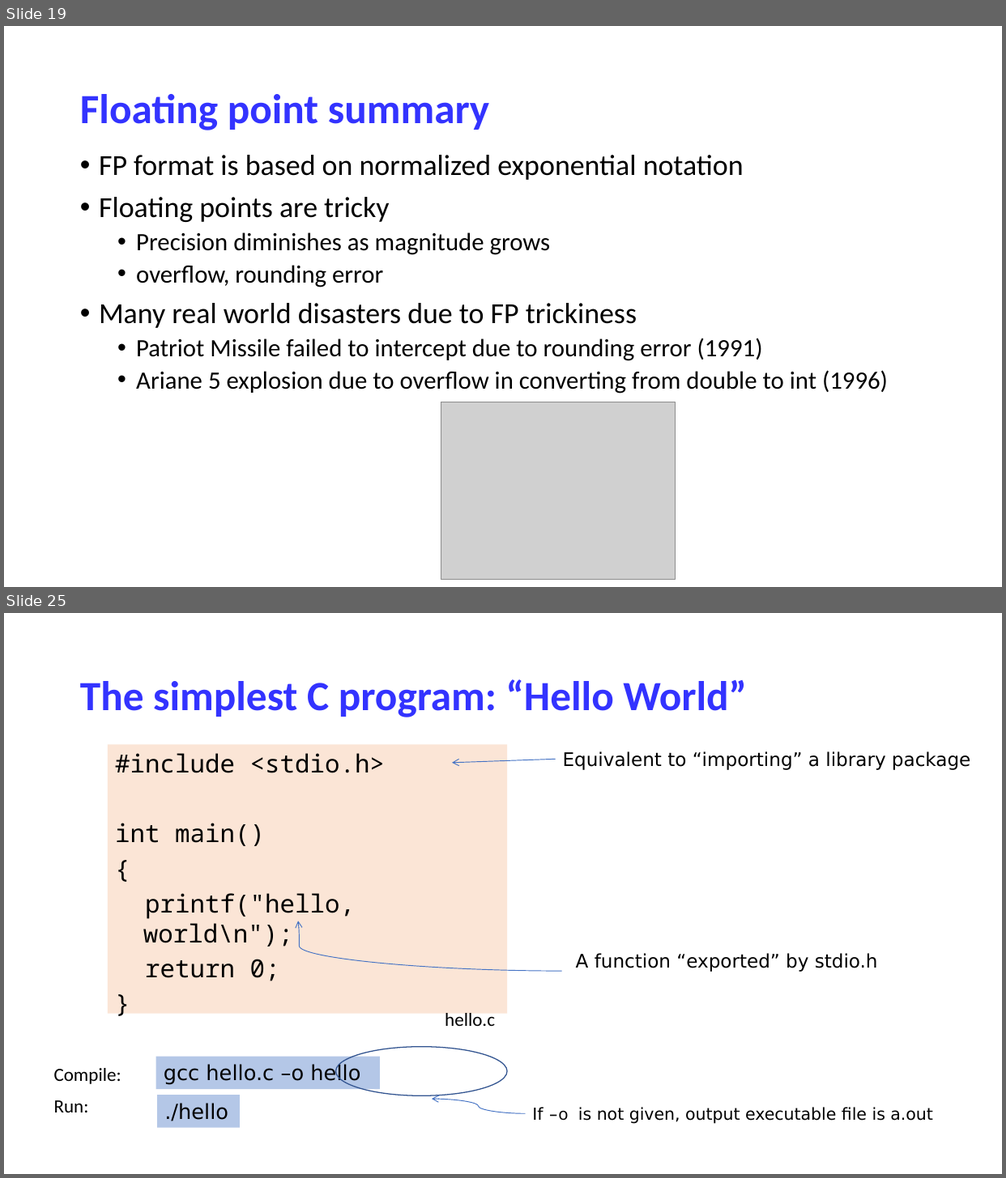
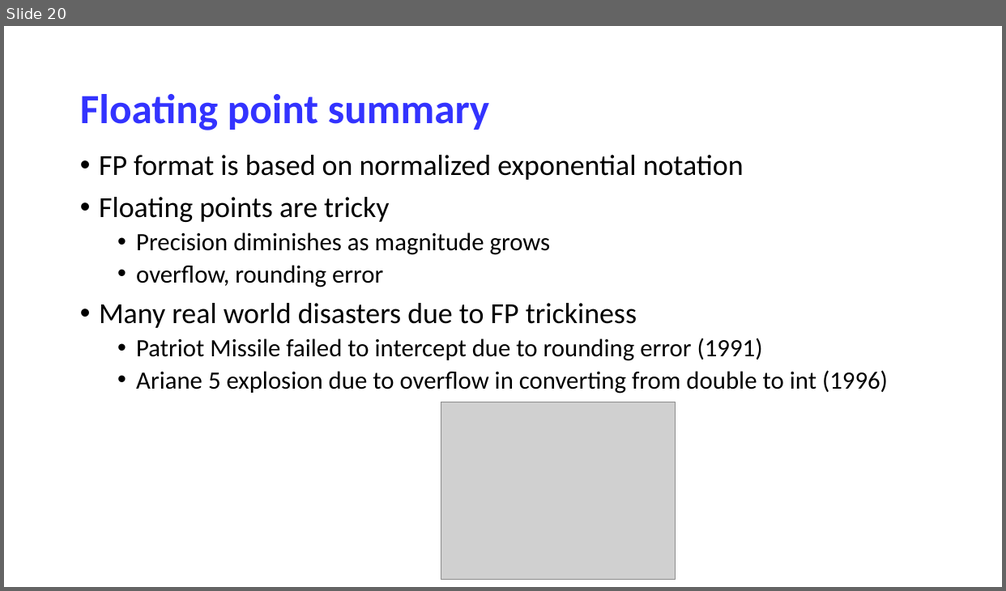
Before and after one commit to NYU-CSO/nyu-cso.github.io, a slide deck: notes/03-floats-cont.pptx. Shown one above the other, each under a label of ours: slides 19 and 25 before the commit, slide 20 after it; the slides between them are not shown. The pictures are 1006x1178 and 1006x591 pixels, drawn with LibreOffice and Linux fonts; fonts in the diff are those of the drawing; grey boxes stand for pictures. Boxes give left, top, right and bottom in pixels: in the first picture for what was removed or moved away, otherwise in the second. Text is boxed around its words. In the diff, an @@ line names an element or a change of style, - is before the commit and + after.

```diff
--- a/notes/03-floats-cont.pptx
+++ b/notes/03-floats-cont.pptx
@@ slide 25 removed at (x1=4, y1=613, x2=1002, y2=1174), background #FFFFFF @@
@@ title removed at (x1=80, y1=679, x2=747, y2=717) @@
-The simplest C program: “Hello World”
@@ rectangle removed at (x1=108, y1=745, x2=507, y2=1014) @@
-#include <stdio.h>
-int main()
-{
-printf("hello, world\n");
-return 0;
-}
@@ text removed at (x1=563, y1=752, x2=970, y2=770) @@
-Equivalent to “importing” a library package
@@ arrow removed from (556, 759) to (453, 763) @@
@@ curved arrow removed from (562, 971) to (298, 922) @@
@@ text removed at (x1=576, y1=953, x2=878, y2=972) @@
-A function “exported” by stdio.h
@@ text removed at (x1=445, y1=1011, x2=495, y2=1026) @@
-hello.c
@@ ellipse removed at (x1=335, y1=1047, x2=507, y2=1097) @@
@@ text removed at (x1=54, y1=1068, x2=121, y2=1084) @@
-Compile:
@@ rectangle removed at (x1=156, y1=1057, x2=380, y2=1090) @@
-gcc hello.c –o hello
@@ rectangle removed at (x1=157, y1=1095, x2=240, y2=1128) @@
-./hello
@@ text removed at (x1=54, y1=1101, x2=89, y2=1113) @@
-Run:
@@ curved arrow removed from (525, 1114) to (432, 1099) @@
@@ text removed at (x1=532, y1=1107, x2=933, y2=1124) @@
-If –o is not given, output executable file is a.out
@@ what was slide 19 is now slide 20 @@
```
Also in this commit, not shown: 4 slides changed, 1 slide added, 29 other slides removed, 1 other file.
